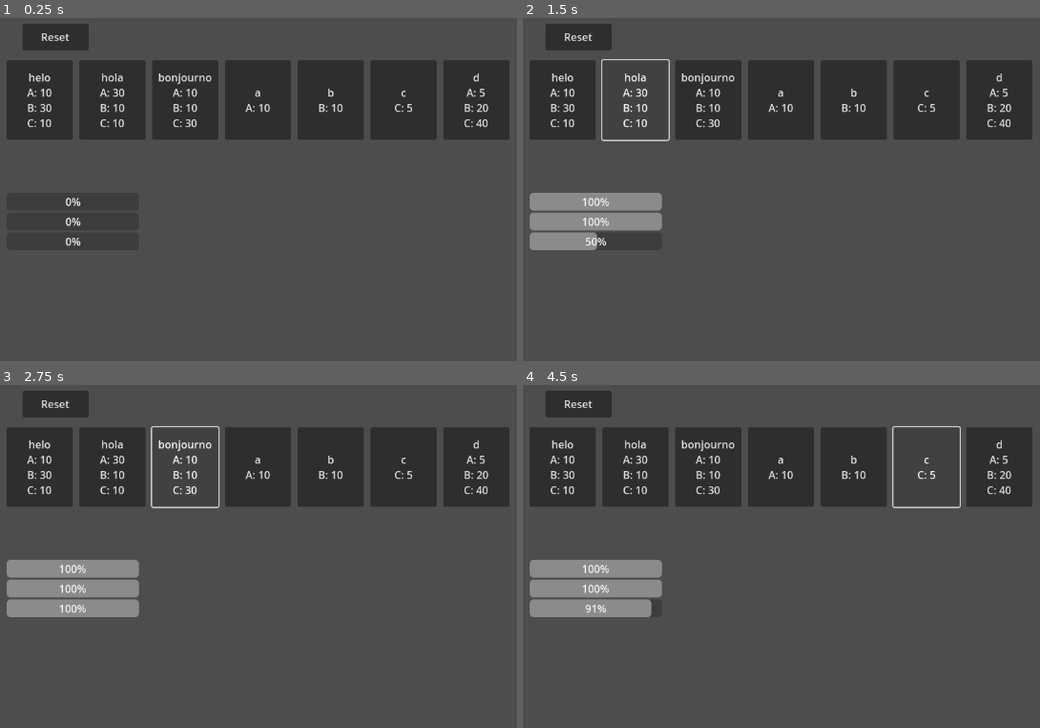
Above: before the commit, frames 1-4 (two rows, left to right).
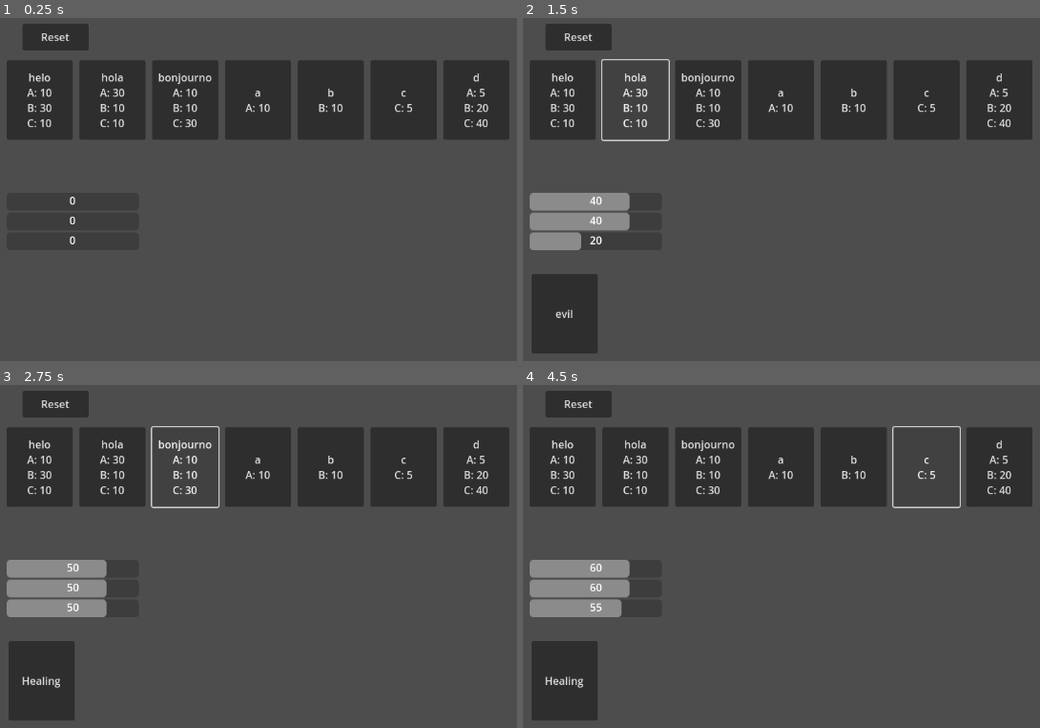
Above: after the commit, the same moments.

Repository: Hekkow/Shopkeeper-Game
Game: Godot game, scene res://Scenes/node.tscn
Same seed, same stepped clock (60 frames per second), same inputs: the game is played once before the commit and once after it. Before the commit the project starts from res://node.tscn.
Inputs:
- Up to frame 1 (0.25 s): no input
- Up to frame 2 (1.5 s): click "helo A: 10 B: 30 C: 10" at 0.5 s; click "hola A: 30 B: 10 C: 10" at 1.25 s
- Up to frame 3 (2.75 s): click "bonjourno A: 10 B: 10 C: 30" at 2 s
- Up to frame 4 (4.5 s): click "a A: 10" at 2.75 s; click "b B: 10" at 3.5 s; click "c C: 5" at 4.25 s

The runs differ from the first frame. In frame 1, 0.1% of the frame differs, in the area x 12-16%, y 52-67%; in frame 2, 3.9%; in frame 3, 4.1%, in the area x 1-27%, y 50-98%; in frame 4, 4.1%.

Commit message:
cleanup, selling items

Diff:
--- a/Resources/Recipes/Ingredient1.tres
+++ /dev/null
@@ -1,7 +0,0 @@
-[gd_resource type="Resource" script_class="Ingredient" load_steps=2 format=3 uid="uid://cls0j2smjvs1j"]
-
-[ext_resource type="Script" path="res://Scripts/Ingredient.gd" id="1_4lr76"]
-
-[resource]
-script = ExtResource("1_4lr76")
-ingredientName = ""
--- /dev/null
+++ b/Scenes/control.tscn
@@ -0,0 +1,43 @@
+[gd_scene load_steps=5 format=3 uid="uid://u2u425uo2a1y"]
+
+[ext_resource type="Script" path="res://Scripts/Inventory.gd" id="1_rvy6p"]
+[ext_resource type="Script" path="res://Scripts/Display.gd" id="2_fkoey"]
+[ext_resource type="Script" path="res://Scripts/PriceInput.gd" id="3_y6lpi"]
+[ext_resource type="Script" path="res://Scripts/Money.gd" id="4_l6nm7"]
+
+[node name="Control" type="Control"]
+layout_mode = 3
+anchors_preset = 15
+anchor_right = 1.0
+anchor_bottom = 1.0
+grow_horizontal = 2
+grow_vertical = 2
+
+[node name="Inventory" type="Container" parent="."]
+layout_mode = 0
+offset_right = 40.0
+offset_bottom = 40.0
+script = ExtResource("1_rvy6p")
+
+[node name="Display" type="Container" parent="."]
+layout_mode = 0
+offset_top = 150.0
+offset_right = 40.0
+offset_bottom = 190.0
+script = ExtResource("2_fkoey")
+
+[node name="PriceInput" type="Container" parent="."]
+layout_mode = 0
+offset_left = 900.0
+offset_top = 20.0
+offset_right = 940.0
+offset_bottom = 60.0
+script = ExtResource("3_y6lpi")
+
+[node name="Money" type="Label" parent="."]
+layout_mode = 0
+offset_left = 1100.0
+offset_top = 20.0
+offset_right = 1140.0
+offset_bottom = 43.0
+script = ExtResource("4_l6nm7")
--- a/node.tscn
+++ b/Scenes/node.tscn
@@ -1,8 +1,9 @@
-[gd_scene load_steps=5 format=3 uid="uid://cn3yblpjy2qrs"]
+[gd_scene load_steps=6 format=3 uid="uid://cn3yblpjy2qrs"]
 
-[ext_resource type="Script" path="res://Scripts/Ingredients.gd" id="3_a7icg"]
-[ext_resource type="Script" path="res://Scripts/Reset.gd" id="3_b7xak"]
-[ext_resource type="Script" path="res://Scripts/RatioBars.gd" id="4_fkmwv"]
+[ext_resource type="Script" path="res://Scripts/Reset.gd" id="1_gap75"]
+[ext_resource type="Script" path="res://Scripts/Ingredients.gd" id="2_jut8u"]
+[ext_resource type="Script" path="res://Scripts/RatioBars.gd" id="3_cs4fu"]
+[ext_resource type="Script" path="res://Scripts/Pot.gd" id="4_7x37d"]
 
 [sub_resource type="GDScript" id="GDScript_m3uqs"]
 script/source = "extends Node
@@ -33,16 +34,24 @@
 offset_top = 35.0
 offset_right = 534.0
 offset_bottom = 210.0
-script = ExtResource("3_b7xak")
+script = ExtResource("1_gap75")
 
 [node name="Ingredients" type="Container" parent="."]
 layout_mode = 0
 offset_right = 40.0
 offset_bottom = 40.0
-script = ExtResource("3_a7icg")
+script = ExtResource("2_jut8u")
 
 [node name="Bars" type="Container" parent="."]
 layout_mode = 0
 offset_right = 40.0
 offset_bottom = 40.0
-script = ExtResource("4_fkmwv")
+script = ExtResource("3_cs4fu")
+
+[node name="Pot" type="Container" parent="."]
+layout_mode = 0
+offset_left = 13.0
+offset_top = 423.0
+offset_right = 53.0
+offset_bottom = 463.0
+script = ExtResource("4_7x37d")
--- /dev/null
+++ b/Scripts/Data.gd
@@ -0,0 +1,43 @@
+extends Node
+
+var all = {
+	"UI" = {
+		"itemButtonWidth" = 140,
+		"itemButtonHeight" = 120,
+		"itemMargin" = 20,
+		"textInputWidth" = 100,
+		"textInputHeight" = 40,
+	},
+	"Player" = {
+		"money" = 0
+	},
+	"Ingredients" = [
+		Ingredient.new("helo", [10, 30, 10]),
+		Ingredient.new("hola", [30, 10, 10]),
+		Ingredient.new("bonjourno", [10, 10, 30]),
+		Ingredient.new("a", [10, 0, 0]),
+		Ingredient.new("b", [0, 10, 0]),
+		Ingredient.new("c", [0, 0, 5]),
+		Ingredient.new("d", [5, 20, 40]),
+	],
+	"Recipes" = [
+		Recipe.new("Healing", Element.new([1, 1, 1])),
+		Recipe.new("evil", Element.new([2, 2, 1])),
+		Recipe.new("flyer", Element.new([5, 2, 1])),
+		Recipe.new("litty chair", Element.new([1, 3, 1])),
+		Recipe.new("sam i am", Element.new([1, 3, 3])),
+	],
+	"Pot Ingredients" = [],
+	"Store Items" = [],
+}
+func _ready():
+	initialize_items()
+
+func initialize_items():
+	all["Items"] = [
+		Item.new(10, all["Recipes"][0]),
+		Item.new(15, all["Recipes"][1]),
+		Item.new(20, all["Recipes"][2]),
+		Item.new(3, all["Recipes"][3]),
+		Item.new(27, all["Recipes"][4]),
+	]
--- /dev/null
+++ b/Scripts/Display.gd
@@ -0,0 +1,20 @@
+extends Container
+
+func _ready():
+	SignalManager.connect("price_set", _on_price_set)
+
+func _on_price_set(item):
+	Data.all["Store Items"].append(item)
+	var itemButton = Button.new()
+	add_child(itemButton)
+	var i = get_child_count() - 1
+	itemButton.set_position(Vector2(Data.all["UI"]["itemButtonWidth"]*i + Data.all["UI"]["itemMargin"]*i + Data.all["UI"]["itemMargin"], Data.all["UI"]["itemMargin"]))
+	itemButton.set_size(Vector2(Data.all["UI"]["itemButtonWidth"], Data.all["UI"]["itemButtonHeight"]))
+	itemButton.text = item.to_string()
+	itemButton.set_meta("Item", item)
+	itemButton.pressed.connect(Callable(_on_item_pressed).bind(item))
+
+func _on_item_pressed(item):
+	item.sold_price = item.price
+	SignalManager.emit_signal("item_sold", item)
+	Helper.find_by_metadata(self, "Item", item).queue_free()
--- a/Scripts/Element.gd
+++ b/Scripts/Element.gd
@@ -1,30 +1,47 @@
-extends Node
+extends Resource
 class_name Element
 
-var elements
+@export var a: int
+@export var b: int
+@export var c: int
 
 static var elementNames = ["A", "B", "C"]
 static var numberElements = 3
+static var fillPercent = 75
 
 func _init(_elements=[0, 0, 0]):
-	elements = _elements
+	a = _elements[0]
+	b = _elements[1]
+	c = _elements[2]
+
+func arr() -> Array:
+	return [a, b, c]
 
 static func ingredients_to_element(ingredients) -> Element:
 	var element = Element.new()
 	for ingredient in ingredients:
-		for i in range(len(element.elements)):
-			element.elements[i] += ingredient.elements[i]
+		for i in range(len(element.arr())):
+			element.add(i, ingredient.elements[i])
 	return element
+
+func add(index, value) -> void:
+	match index:
+		0:
+			a += value
+		1:
+			b += value
+		2:
+			c += value
 
 static func element_to_percentages(element) -> Array:
 	var percentages = []
 	var maximum = get_max(element)
-	for i in range(len(element.elements)):
-		percentages.append(float(element.elements[i])/maximum*100)
+	for i in range(len(element.arr())):
+		percentages.append(float(element.arr()[i])/maximum*fillPercent)
 	return percentages
 
 static func get_max(element):
-	var _elements = element.elements
+	var _elements = element.arr()
 	var maximum = 0
 	for i in range(len(_elements)):
 		if _elements[i] > maximum:
@@ -32,4 +49,4 @@
 	return maximum
 
 func _to_string():
-	return "A: " + str(elements[0]) + ", B: " + str(elements[1]) + ", C: " + str(elements[2])
+	return "%s: %s, %s: %s, %s: %s" % [elementNames[0], str(a), elementNames[1], str(b), elementNames[2], str(c)]
--- a/Scripts/Global.gd
+++ /dev/null
@@ -1,3 +0,0 @@
-extends Node
-
-static var potIngredients = []
--- /dev/null
+++ b/Scripts/Helper.gd
@@ -0,0 +1,7 @@
+extends Node
+
+func find_by_metadata(obj, key, value):
+	for child in obj.get_children():
+		if child.get_meta(key) == value:
+			return child
+	return null
--- a/Scripts/Ingredients.gd
+++ b/Scripts/Ingredients.gd
@@ -1,33 +1,25 @@
 extends Container
 
-
-
 func _ready():
-
 	initialize_buttons()
 	SignalManager.connect("ingredients_reset", on_ingredients_reset)
-	SignalManager.connect("ingredient_added", on_ingredient_added)
-
-
 
 func initialize_buttons():
-	for i in range(len(InitItems.ingredients)):
+	var ingredients = Data.all["Ingredients"]
+	for i in range(len(ingredients)):
 		var button = Button.new()
 		add_child(button)
 		button.set_position(Vector2(100*i + 10*i + 10, 100))
 		button.set_size(Vector2(100, 120))
-		button.text = InitItems.ingredients[i].ingredientName
-		for element in range(len(InitItems.ingredients[i].elements)):
-			if InitItems.ingredients[i].elements[element] != 0:
-				button.text += "\n" + Element.elementNames[element] + ": " + str(InitItems.ingredients[i].elements[element])
-		button.pressed.connect(Callable(_on_button_pressed).bind(InitItems.ingredients[i]))
+		button.text = ingredients[i].ingredientName
+		for element in range(len(ingredients[i].elements)):
+			if ingredients[i].elements[element] != 0:
+				button.text += "\n" + Element.elementNames[element] + ": " + str(ingredients[i].elements[element])
+		button.pressed.connect(Callable(_on_button_pressed).bind(ingredients[i]))
 
 func _on_button_pressed(ingredient):
-	Global.potIngredients.append(ingredient)
+	Data.all["Pot Ingredients"].append(ingredient)
 	SignalManager.emit_signal("ingredient_added", ingredient)
 
-func on_ingredient_added(_ingredient):
-	print(Recipe.check_recipes(Element.ingredients_to_element(Global.potIngredients)))
-
 func on_ingredients_reset():
-	Global.potIngredients = []
+	Data.all["Pot Ingredients"] = []
--- a/Scripts/InitItems.gd
+++ /dev/null
@@ -1,21 +0,0 @@
-extends Node
-
-static var ingredients = []
-static var recipes = []
-
-func _ready():
-	initialize_ingredients()
-	initialize_recipes()
-
-func initialize_ingredients():
-	ingredients.append(Ingredient.new("helo", [10, 30, 10]))
-	ingredients.append(Ingredient.new("hola", [30, 10, 10]))
-	ingredients.append(Ingredient.new("bonjourno", [10, 10, 30]))
-	ingredients.append(Ingredient.new("a", [10, 0, 0]))
-	ingredients.append(Ingredient.new("b", [0, 10, 0]))
-	ingredients.append(Ingredient.new("c", [0, 0, 5]))
-	ingredients.append(Ingredient.new("d", [5, 20, 40]))
-
-func initialize_recipes():
-	recipes.append(Recipe.new("Healing", Element.new([1, 1, 1])))
-	recipes.append(Recipe.new("evil", Element.new([2, 2, 1])))
--- /dev/null
+++ b/Scripts/Inventory.gd
@@ -0,0 +1,22 @@
+extends Container
+
+func _ready():
+	initialize_buttons()
+	SignalManager.connect("price_set", _on_price_set)
+
+func initialize_buttons():
+	var items = Data.all["Items"]
+	for i in range(len(items)):
+		var item = Button.new()
+		add_child(item)
+		item.set_position(Vector2(Data.all["UI"]["itemButtonWidth"]*i + Data.all["UI"]["itemMargin"]*i + Data.all["UI"]["itemMargin"], Data.all["UI"]["itemMargin"]))
+		item.set_size(Vector2(Data.all["UI"]["itemButtonWidth"], Data.all["UI"]["itemButtonHeight"]))
+		item.text = items[i].to_string()
+		item.set_meta("Item", items[i])
+		item.pressed.connect(Callable(_on_item_pressed).bind(items[i]))
+
+func _on_item_pressed(item):
+	SignalManager.emit_signal("item_added", item)
+
+func _on_price_set(item):
+	Helper.find_by_metadata(self, "Item", item).queue_free()
--- /dev/null
+++ b/Scripts/Item.gd
@@ -0,0 +1,16 @@
+extends Resource
+class_name Item
+@export var price = -1
+@export var base_price: int
+@export var recipe: Recipe
+@export var sold_price = -1
+
+func _init(_base_price, _recipe=null):
+	base_price = _base_price
+	recipe = _recipe
+
+func _to_string():
+	if price == -1:
+		return "%s $%s" % [recipe.recipeName, base_price]
+	else:
+		return "%s $%s" % [recipe.recipeName, price]
--- /dev/null
+++ b/Scripts/Money.gd
@@ -0,0 +1,9 @@
+extends Label
+
+func _ready():
+	SignalManager.connect("item_sold", on_item_sold)
+	text = "$" + str(Data.all["Player"]["money"])
+
+func on_item_sold(item):
+	Data.all["Player"]["money"] += item.price
+	text = "$" + str(Data.all["Player"]["money"])
--- /dev/null
+++ b/Scripts/Pot.gd
@@ -0,0 +1,20 @@
+extends Container
+
+func _ready():
+	SignalManager.connect("ingredient_added", _on_ingredient_added)
+	SignalManager.connect("ingredients_reset", _on_ingredients_reset)
+
+func _on_ingredient_added(_ingredients):
+	if get_child_count() > 0:
+		get_child(0).queue_free()
+	var pot = Button.new()
+	var recipe = Recipe.check_recipes(Element.ingredients_to_element(Data.all["Pot Ingredients"]))
+	if !recipe:
+		return
+	add_child(pot)
+	pot.set_position(Vector2(0, 0))
+	pot.set_size(Vector2(100, 120))
+	pot.text = recipe.recipeName
+func _on_ingredients_reset():
+	if get_child_count() > 0:
+		remove_child(get_child(0))
--- /dev/null
+++ b/Scripts/PriceInput.gd
@@ -0,0 +1,19 @@
+extends Container
+
+var priceInput
+
+func _ready():
+	SignalManager.connect("item_added", _on_item_added)
+
+func _on_item_added(item):
+	priceInput = LineEdit.new()
+	add_child(priceInput)
+	priceInput.grab_focus()
+	priceInput.set_size(Vector2(Data.all["UI"]["textInputWidth"], Data.all["UI"]["textInputHeight"]))
+	priceInput.text_submitted.connect(_on_price_enter.bind(item))
+
+
+func _on_price_enter(text, item):
+	priceInput.queue_free()
+	item.price = int(text)
+	SignalManager.emit_signal("price_set", item)
--- a/Scripts/RatioBars.gd
+++ b/Scripts/RatioBars.gd
@@ -2,9 +2,11 @@
 
 
 var _progress_bars = []
+var _labels = []
 
 func _ready():
 	initialize_bars()
+	initialize_labels()
 	SignalManager.connect("ingredient_added", _on_ingredient_added)
 	SignalManager.connect("ingredients_reset", on_ingredients_reset)
 
@@ -14,15 +16,29 @@
 		add_child(progress_bar)
 		progress_bar.set_size(Vector2(200, 20))
 		progress_bar.set_position(Vector2(10, 300 + i * 30))
-		progress_bar.value = 0
+		# progress_bar.value = 0
+		progress_bar.show_percentage = false
 		_progress_bars.append(progress_bar)
 
+func initialize_labels():
+	for i in range(Element.numberElements):
+		var label = Label.new()
+		_progress_bars[i].add_child(label)
+		recenter_label(label, 0)
+		_labels.append(label)
+
 func _on_ingredient_added(_ingredients):
-	var elements = Element.ingredients_to_element(Global.potIngredients)
+	var elements = Element.ingredients_to_element(Data.all["Pot Ingredients"])
 	var percentages = Element.element_to_percentages(elements)
 	for i in range(Element.numberElements):
 		_progress_bars[i].value = percentages[i]
+		recenter_label(_labels[i], elements.arr()[i])
+
+func recenter_label(label, value):
+	label.text = str(value)
+	label.set_position(Vector2(_progress_bars[0].get_size().x / 2 - label.get_minimum_size().x / 2, 0))
 
 func on_ingredients_reset():
-	for bar in _progress_bars:
-		bar.value = 0
+	for i in range(len(_progress_bars)):
+		_progress_bars[i].value = 0
+		_labels[i].text = "0"
--- a/Scripts/Recipe.gd
+++ b/Scripts/Recipe.gd
@@ -1,7 +1,7 @@
-extends Node
+extends Resource
 class_name Recipe
-var recipeName
-var elements
+@export var recipeName: String
+@export var elements: Element
 var maxDiff = 0.2
 static var maximum = 10000
 
@@ -10,25 +10,24 @@
 	elements = _elements
 
 func equals(recipe):
-	for i in range(len(elements.elements)):
-		if abs(elements.elements[i] - recipe[i]) > maxDiff:
+	for i in range(len(elements.arr())):
+		if abs(elements.arr()[i] - recipe[i]) > maxDiff:
 			return false
 	return true
 
 func _to_string():
 	return recipeName + " " + elements.to_string()
 
-
 static func check_recipes(_elements):
 	var minimum = maximum
 	var values = []
-	var e = _elements.elements
+	var e = _elements.arr()
 	for i in range(len(e)):
 		var amount = e[i]
 		if amount < minimum and amount != 0:
 			minimum = amount
 	for i in range(len(e)):
 		values.append(float(e[i])/float(minimum))
-	for recipe in InitItems.recipes:
+	for recipe in Data.all["Recipes"]:
 		if recipe.equals(values):
 			return recipe
--- a/Scripts/SignalManager.gd
+++ b/Scripts/SignalManager.gd
@@ -1,3 +1,6 @@
 extends Node
 signal ingredient_added(ingredient)
 signal ingredients_reset
+signal item_added(item)
+signal item_sold(item)
+signal price_set(item)
--- a/project.godot
+++ b/project.godot
@@ -11,16 +11,12 @@
 [application]
 
 config/name="My Game"
-run/main_scene="res://node.tscn"
+run/main_scene="res://Scenes/node.tscn"
 config/features=PackedStringArray("4.2", "Mobile")
 config/icon="res://icon.svg"
 
 [autoload]
 
 SignalManager="*res://Scripts/SignalManager.gd"
-Global="*res://Scripts/Global.gd"
-InitItems="*res://Scripts/InitItems.gd"
-
-[rendering]
-
-renderer/rendering_method="mobile"
+Helper="*res://Scripts/Helper.gd"
+Data="*res://Scripts/Data.gd"
